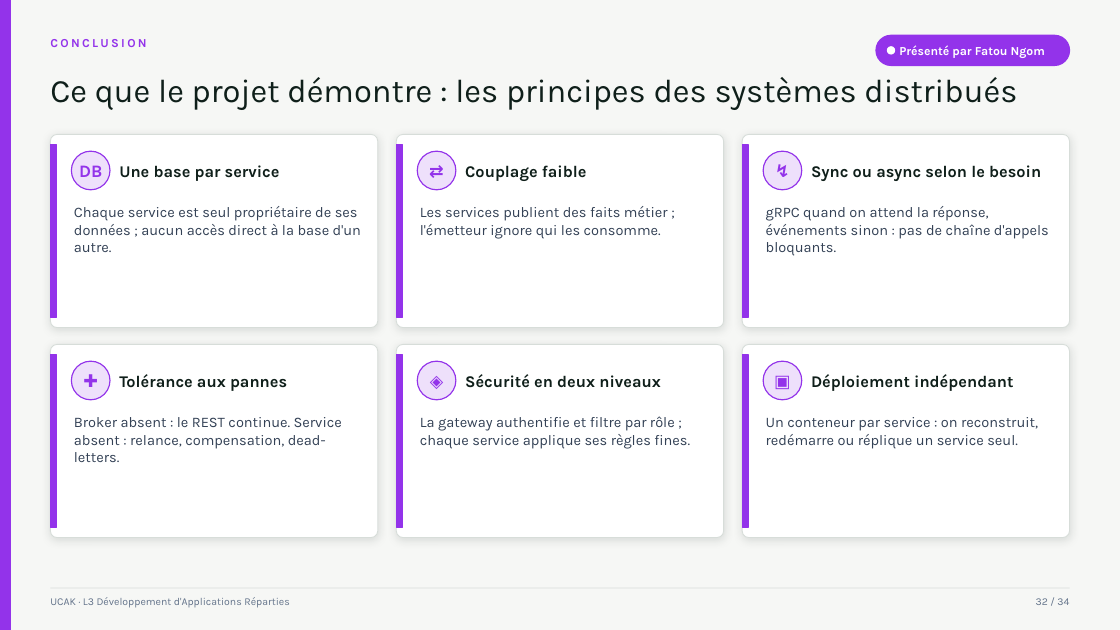
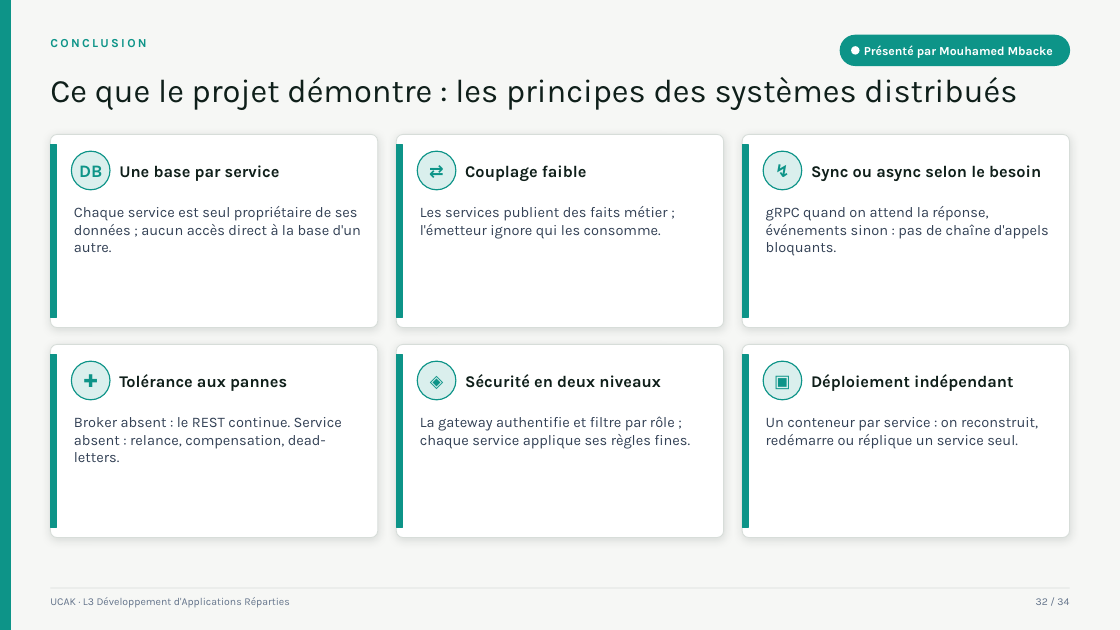
Before and after one commit to makhtar2/tp-microservices-evaluations, a slide deck: slide 32 of presentation/Soutenance-Plateforme-Evaluations.pptx. Drawn at 1120x630 pixels with LibreOffice and Linux fonts; fonts in the diff are those of the drawing. Boxes give left, top, right and bottom in pixels: in the first picture for what was removed or moved away, otherwise in the second. Text is boxed around its words. In the diff, an @@ line names an element or a change of style, - is before the commit and + after.

Commit message:
docs(presentation): support régénéré, cinq présentateurs et encadrement par Fatou Ngom

```diff
--- a/presentation/Soutenance-Plateforme-Evaluations.pptx
+++ b/presentation/Soutenance-Plateforme-Evaluations.pptx
@@ fill #9333EA to #0D9488; outline #9333EA 1 pt to #0D9488 1 pt in 8 elements at [0, 0, 10, 630], [50, 355, 56, 528], [397, 355, 402, 528], [743, 355, 749, 528], [50, 145, 56, 318], [397, 145, 402, 318], [743, 145, 749, 318], [840, 35, 1070, 66] @@
@@ rounded rectangle: place and size @@
-rounded rectangle at [876, 35, 1070, 66]
+rounded rectangle at [840, 35, 1070, 66]
@@ ellipse: place and size @@
-ellipse at [887, 46, 896, 55]
+ellipse at [851, 46, 860, 55]
@@ text at [864, 45, 1053, 58]: text changed @@
-Présenté par Fatou Ngom
+Présenté par Mouhamed Mbacke
@@ text colour #9333EA to #0D9488 in 7 elements at [50, 39, 146, 47], [79, 165, 102, 177], [418, 151, 456, 190], [764, 151, 802, 190], [71, 361, 110, 400], [418, 361, 456, 400], [764, 361, 802, 400] @@
@@ fill #9333EA at 15% opacity to #0D9488 at 15% opacity; outline #9333EA 1 pt to #0D9488 1 pt in 6 elements at [71, 151, 110, 190], [418, 151, 456, 190], [764, 151, 802, 190], [71, 361, 110, 400], [418, 361, 456, 400], [764, 361, 802, 400] @@
```
Also in this commit, not shown: 25 other slides changed.
